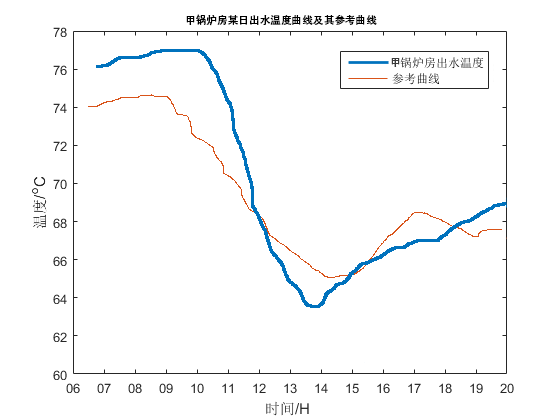
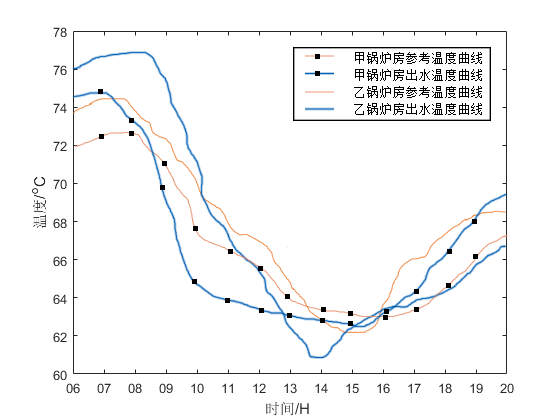
Before/after of a 560 × 420 layered artwork. What changed in the layer stack:
hid "图层 2" over [328, 47, 491, 106]
removed layer "甲锅炉房某日出水温度曲线及其参考曲线" over [186, 14, 377, 26]
added layer "乙锅炉房出水温度曲线" above "乙锅炉房参考温度曲线" over [354, 103, 482, 115]
added layer "乙锅炉房参考温度曲线" above "甲锅炉房出水温度曲线" over [354, 86, 482, 98]
added layer "甲锅炉房出水温度曲线" above "甲锅炉房参考温度曲线" over [355, 69, 482, 81]
added layer "甲锅炉房参考温度曲线" above "矩形 26" over [355, 52, 482, 64]
added layer "矩形 26" above "矩形 25" over [472, 219, 477, 224]
added layer "矩形 25" above "矩形 24" over [447, 249, 452, 254]
added layer "矩形 24" above "矩形 23" over [414, 289, 419, 294]
added layer "矩形 23" above "矩形 22" over [384, 309, 389, 314]
added layer "矩形 22" above "矩形 21" over [348, 321, 353, 326]
added layer "矩形 21" above "矩形 20" over [320, 318, 325, 323]
added layer "矩形 20" above "矩形 19" over [287, 313, 292, 318]
added layer "矩形 19" above "矩形 18" over [259, 308, 264, 313]
added layer "矩形 18" above "矩形 17" over [225, 298, 230, 303]
added layer "矩形 17" above "矩形 16" over [192, 279, 197, 284]
added layer "矩形 16" above "矩形 15" over [160, 185, 165, 190]
added layer "矩形 15" above "矩形 14" over [129, 118, 134, 123]
added layer "矩形 14" above "矩形 13" over [98, 89, 103, 94]
added layer "矩形 13" above "矩形 12" over [473, 254, 478, 259]
added layer "矩形 12" above "矩形 11" over [446, 283, 451, 288]
added layer "矩形 11" above "矩形 10" over [414, 307, 419, 312]
added layer "矩形 29" above "矩形 28" over [293, 47, 491, 121]
painted on "背景" over [72, 49, 508, 359]
…and 12 more changes (12 added)
